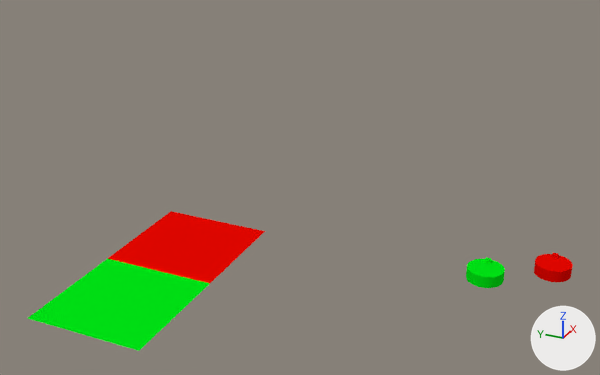
An edit to the Blender file simulator.blend, drawn before and after from the same camera.
The view is the same before and after, from a 50 mm camera at (-8.98, -1.04, 3.49) aimed at (-3.81, 1.29, 0.91). The lights are fixed; the arrows at lower right show +X, +Y and +Z.
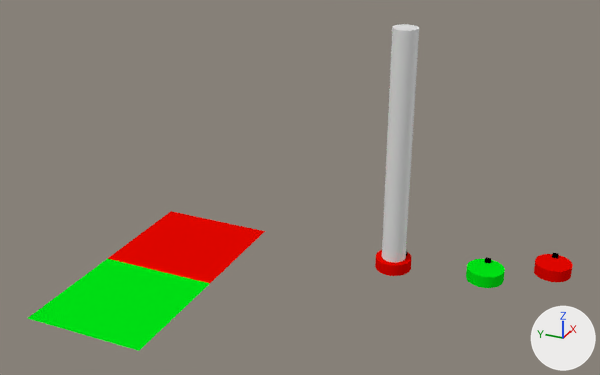
Commit message: Minor fixes to obstacle robot

Scene script edits in JSON lines:
```json
{"op": "add", "block": "mat_material", "code": ["mat_material = diffuse_material('Material')", "mat_material.base_color = (0.0, 0.0, 0.0)  # black #000000"]}
{"op": "add", "block": "me_cylinder_002", "code": ["me_cylinder_002 = bpy.data.meshes.new('Cylinder.002')", "me_cylinder_002.from_pydata(...)  # a 32-sided cylinder along z spanning x -1.0..1.0, y -1.0..1.0, z -1.0..1.0", "me_cylinder_002.materials.append(mat_material_002)  # red #e70700"]}
{"op": "add", "block": "me_cylinder_003", "code": ["me_cylinder_003 = bpy.data.meshes.new('Cylinder.003')", "me_cylinder_003.from_pydata(...)  # a 32-sided cylinder along z spanning x -1.0..1.0, y -1.0..1.0, z -1.0..1.0"]}
{"op": "add", "block": "me_cube_000", "code": ["me_cube_000 = bpy.data.meshes.new('Cube.000')", "me_cube_000.from_pydata(...)  # a box spanning x -1.0..1.0, y -1.0..1.0, z -1.0..1.0", "me_cube_000.materials.append(mat_material)  # black #000000"]}
{"op": "add", "block": "ob_cylinder_003", "code": ["ob_cylinder_003 = bpy.data.objects.new('Cylinder.003', me_cylinder_003)", "ob_cylinder_003.parent = ob_cylinder_002", "ob_cylinder_003.matrix_parent_inverse = Matrix(((6.667, 0.0, 0.0, 0.0), (0.0, 6.667, 0.0, 0.0), (0.0, 0.0, 20.0, 0.0), (0.0, 0.0, 0.0, 1.0)))", "ob_cylinder_003.location = (0.0, 0.0, 1.0)", "ob_cylinder_003.scale = (0.1, 0.1, 1.0)"]}
{"op": "add", "block": "ob_cylinder_002", "code": ["ob_cylinder_002 = bpy.data.objects.new('Cylinder.002', me_cylinder_002)", "ob_cylinder_002.location = (-3.056, 0.765, 0.0)", "ob_cylinder_002.rotation_euler = (0.0, 0.0, -0.792)  # degrees (0, 0, -45)", "ob_cylinder_002.scale = (0.15, 0.15, 0.05)"]}
{"op": "add", "block": "ob_cube_002", "code": ["ob_cube_002 = bpy.data.objects.new('Cube.002', me_cube_000)", "ob_cube_002.parent = ob_cylinder_002", "ob_cube_002.matrix_parent_inverse = Matrix(((6.667, 0.0, 0.0, 0.0), (0.0, 6.667, 0.0, 0.0), (0.0, 0.0, 20.0, -1.0), (0.0, 0.0, 0.0, 1.0)))", "ob_cube_002.location = (0.102, 0.00626, 0.108)", "ob_cube_002.scale = (0.02, 0.0224, 0.0202)"]}
```

Where the change shows, as pixel boxes [x1, y1, x2, y2] in the pictures (600 x 375 px):
```json
{"object": "Cylinder.003", "change": "added", "after": [382, 24, 419, 263]}
{"object": "Cylinder.002", "change": "added", "after": [375, 250, 411, 276], "on screen": "red"}
```
